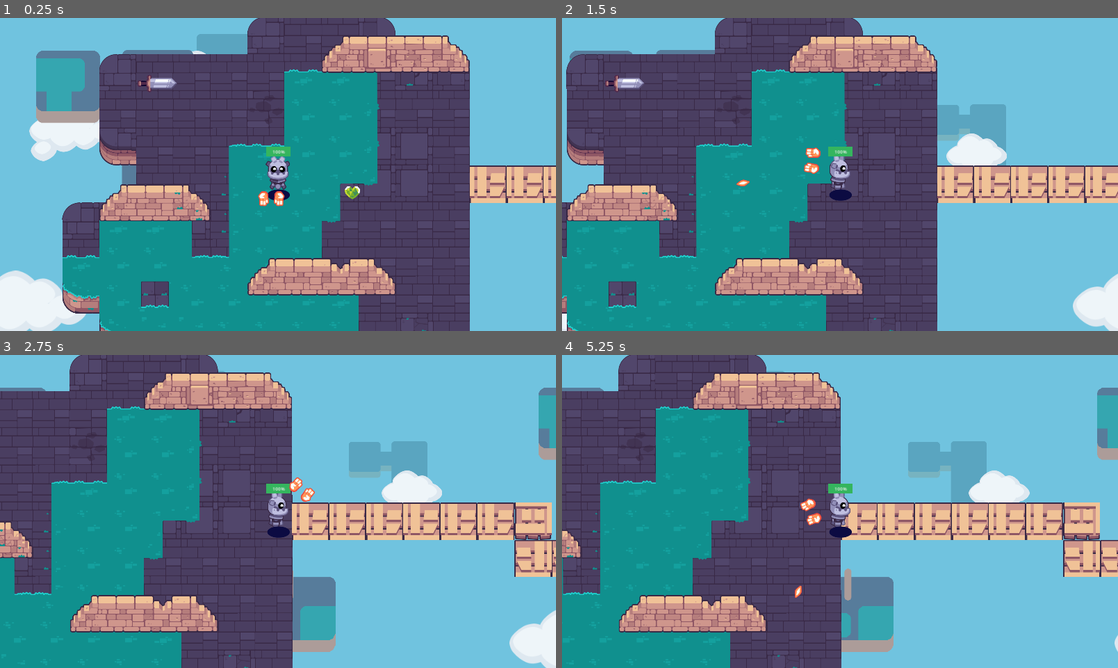
Above: before the commit, frames 1-4 (two rows, left to right).
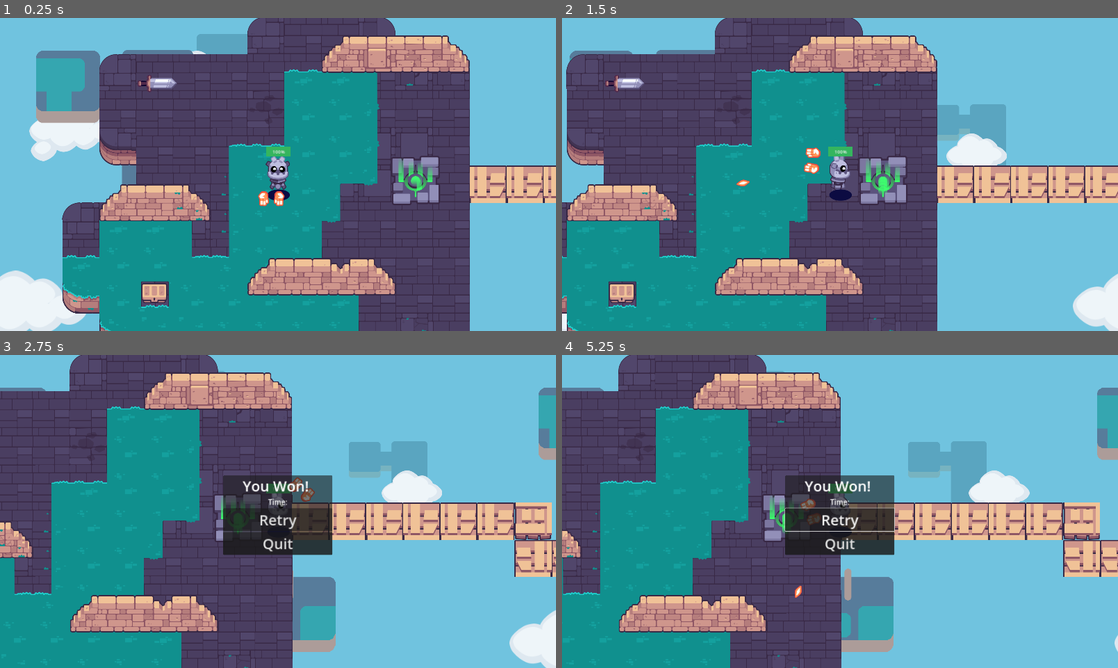
Above: after the commit, the same moments.

Repository: EricCa1/Path-of-Sorcerers
Game: Godot game, scene res://node_2d.tscn
Same seed, same stepped clock (60 frames per second), same inputs: the game is played once before the commit and once after it. The project has no main scene, so this scene is started directly.
Inputs (mouse positions are in pixels of both pictures, inside the frame that each line leads up to):
- Up to frame 1 (0.25 s): no input
- Up to frame 2 (1.5 s): tap Enter at 0.5 s; move the mouse to (962, 158) at 0.52 s; hold D (Move_Right) 0.53-1.25 s; hold E (interact) 0.53-1.25 s; click (962, 158) at 0.67 s; tap Space at 0.77 s; drag from (728, 190) to (628, 83) at 1.27 s
- Up to frame 3 (2.75 s): move the mouse to (333, 442) at 2.02 s; hold D (Move_Right) from 2.03 s (still down); hold E (interact) from 2.03 s (still down); click (333, 442) at 2.1 s
- Up to frame 4 (5.25 s): release D (Move_Right) at 2.75 s; release E (interact) at 2.75 s; click (840, 520) at 2.75 s, where only the run after the commit has a clickable "Retry"; click (840, 520) at 3.5 s, where only the run after the commit has a clickable "Retry"; click (840, 520) at 4.25 s, where only the run after the commit has a clickable "Retry"; drag from (812, 574) to (673, 464) at 5.02 s

The runs differ from the first frame. In frame 1, 1.4% of the frame differs, in the area x 25-80%, y 44-92%; in frame 2, 1.3%; in frame 3, 4.9%; in frame 4, 5.3%, in the area x 36-60%, y 38-64%.

Commit message:
L14 The teleporter
DIdn't finished when touching the teleporter it doens't pause the screen nor the timer works

Diff:
--- a/M10.twin_stick_workbook/Pickup.tscn
+++ b/M10.twin_stick_workbook/Pickup.tscn
@@ -22,4 +22,5 @@
 [node name="AudioStreamPlayer2D" type="AudioStreamPlayer2D" parent="."]
 
 [node name="Sprite2D" type="Sprite2D" parent="."]
+unique_name_in_owner = true
 texture = ExtResource("2_cxbje")
--- /dev/null
+++ b/M10.twin_stick_workbook/end_screen.gd
@@ -0,0 +1,39 @@
+extends Control
+
+var _start_time := Time.get_ticks_msec()
+
+@onready var _time_label: Label = %TimeLabel
+@onready var _retry_button: Button = %Retry
+@onready var _quit_button: Button = %Quit
+
+# Called when the node enters the scene tree for the first time.
+func open() -> void:
+	visible = true
+	_retry_button.pressed.connect(func () -> void:
+		get_tree().paused = true
+		get_tree().play_again_current_scene()
+	)
+	_quit_button.pressed.connect(get_tree().quit)
+
+
+
+
+	var end_time := Time.get_ticks_msec()
+	var total_time_msec := end_time - _start_time
+	var total_time_s := snappedf(total_time_msec / 1000.0, 0.1)
+	_time_label.text = "Time: " + str(total_time_s) + "s"
+
+
+
+# Called every frame. 'delta' is the elapsed time since the previous frame.
+func _process(delta: float) -> void:
+	pass
+
+
+func _on_play_again_pressed() -> void:
+	get_tree().paused = false
+	get_tree().reload_current_scene()
+
+
+func _on_quit_pressed() -> void:
+	get_tree().quit
--- /dev/null
+++ b/M10.twin_stick_workbook/end_screen.tscn
@@ -0,0 +1,59 @@
+[gd_scene load_steps=2 format=3 uid="uid://3r00behyb1q3"]
+
+[ext_resource type="Script" path="res://end_screen.gd" id="1_byhm6"]
+
+[node name="EndScreen" type="Control"]
+process_mode = 3
+layout_mode = 3
+anchors_preset = 15
+anchor_right = 1.0
+anchor_bottom = 1.0
+grow_horizontal = 2
+grow_vertical = 2
+script = ExtResource("1_byhm6")
+
+[node name="PanelContainer" type="PanelContainer" parent="."]
+layout_mode = 1
+anchors_preset = 8
+anchor_left = 0.5
+anchor_top = 0.5
+anchor_right = 0.5
+anchor_bottom = 0.5
+offset_left = -189.0
+offset_top = -124.0
+offset_right = 188.0
+offset_bottom = 150.0
+grow_horizontal = 2
+grow_vertical = 2
+
+[node name="VBoxContainer" type="VBoxContainer" parent="PanelContainer"]
+layout_mode = 2
+
+[node name="YouWon" type="Label" parent="PanelContainer/VBoxContainer"]
+unique_name_in_owner = true
+layout_mode = 2
+theme_override_font_sizes/font_size = 50
+text = "You Won! "
+horizontal_alignment = 1
+
+[node name="TimeLabel" type="Label" parent="PanelContainer/VBoxContainer"]
+unique_name_in_owner = true
+layout_mode = 2
+theme_override_font_sizes/font_size = 25
+text = "Time:
+"
+horizontal_alignment = 1
+
+[node name="Retry" type="Button" parent="PanelContainer/VBoxContainer"]
+unique_name_in_owner = true
+layout_mode = 2
+theme_override_font_sizes/font_size = 50
+text = "Retry
+"
+
+[node name="Quit" type="Button" parent="PanelContainer/VBoxContainer"]
+unique_name_in_owner = true
+layout_mode = 2
+theme_override_font_sizes/font_size = 50
+text = "Quit
+"
--- /dev/null
+++ b/M10.twin_stick_workbook/node_2d.gd
@@ -0,0 +1,23 @@
+extends Node2D
+
+@onready var _teleporter: Area2D = %Teleporter
+@onready var _end_screen: Control = $CanvasLayer/EndScreen
+
+
+# Called when the node enters the scene tree for the first time.
+#func _ready() -> void:
+	# _teleporter.body_entered.connect(func (body: Node) -> void:
+		#if body is Player:
+			#_end_screen.open()
+	#)
+
+
+
+func _process(delta: float) -> void:
+	pass
+
+
+func _on_teleporter_body_entered(body: Node2D) -> void:
+	if body is Player:
+		_end_screen.visible = true
+		get_tree().paused = false
--- a/M10.twin_stick_workbook/node_2d.tscn
+++ b/M10.twin_stick_workbook/node_2d.tscn
@@ -1,6 +1,7 @@
-[gd_scene load_steps=11 format=4 uid="uid://c1kguow7e8smy"]
+[gd_scene load_steps=14 format=4 uid="uid://c1kguow7e8smy"]
 
 [ext_resource type="PackedScene" uid="uid://cu2rb5dl4ljte" path="res://levels/rooms/room_a.tscn" id="1_k4yer"]
+[ext_resource type="Script" path="res://node_2d.gd" id="1_m2cjm"]
 [ext_resource type="PackedScene" uid="uid://blwwx63im4rx6" path="res://player.tscn" id="2_cbcdw"]
 [ext_resource type="PackedScene" uid="uid://wdey00p3syru" path="res://levels/background/background_blue_sky.tscn" id="2_v1n86"]
 [ext_resource type="PackedScene" uid="uid://ctmjg4lj0jdr1" path="res://mob.tscn" id="3_54dcs"]
@@ -10,16 +11,22 @@
 [ext_resource type="PackedScene" uid="uid://dgayuh42w4v6u" path="res://levels/rooms/room_b.tscn" id="9_wpwd7"]
 [ext_resource type="PackedScene" uid="uid://cq0mmphkbrvmm" path="res://levels/rooms/room_c.tscn" id="10_ithcb"]
 [ext_resource type="PackedScene" uid="uid://dlxjrgals3rg2" path="res://levels/invisible_walls.tscn" id="10_uxvq7"]
+[ext_resource type="PackedScene" uid="uid://dbkbaf2uodvrx" path="res://teleporter.tscn" id="13_d4lti"]
+[ext_resource type="PackedScene" uid="uid://3r00behyb1q3" path="res://end_screen.tscn" id="13_dhwif"]
 
 [node name="Node_2d" type="Node2D"]
+script = ExtResource("1_m2cjm")
 
 [node name="RoomA" parent="." instance=ExtResource("1_k4yer")]
+
+[node name="Player" parent="." instance=ExtResource("2_cbcdw")]
+top_level = true
+position = Vector2(746, 542)
 
 [node name="Pickup" parent="." instance=ExtResource("4_53x4k")]
 position = Vector2(1003, 605)
 
 [node name="Chest" parent="." instance=ExtResource("5_horpl")]
-visible = false
 position = Vector2(315, 945)
 
 [node name="Bridges" parent="." instance=ExtResource("7_us808")]
@@ -32,9 +39,6 @@
 position = Vector2(2176, -2264)
 
 [node name="BackgroundBlueSky" parent="." instance=ExtResource("2_v1n86")]
-
-[node name="Player" parent="." instance=ExtResource("2_cbcdw")]
-position = Vector2(746, 542)
 
 [node name="Mob" parent="." instance=ExtResource("3_54dcs")]
 position = Vector2(295, 231)
@@ -100,8 +104,17 @@
 [node name="Mob11" parent="." instance=ExtResource("3_54dcs")]
 position = Vector2(2680, -1168)
 
-[node name="Mob12" parent="." instance=ExtResource("3_54dcs")]
-position = Vector2(2664, -1632)
-
 [node name="Mob13" parent="." instance=ExtResource("3_54dcs")]
 position = Vector2(3360, -680)
+
+[node name="Teleporter" parent="." instance=ExtResource("13_d4lti")]
+unique_name_in_owner = true
+position = Vector2(1221, 563)
+
+[node name="CanvasLayer" type="CanvasLayer" parent="."]
+
+[node name="EndScreen" parent="CanvasLayer" instance=ExtResource("13_dhwif")]
+visible = false
+top_level = true
+
+[connection signal="body_entered" from="Teleporter" to="." method="_on_teleporter_body_entered"]
--- /dev/null
+++ b/M10.twin_stick_workbook/teleporter.tscn
@@ -0,0 +1,29 @@
+[gd_scene load_steps=6 format=3 uid="uid://dbkbaf2uodvrx"]
+
+[ext_resource type="Texture2D" uid="uid://cwurq7yvv5xdu" path="res://teleporter/teleporter_base.png" id="1_cw2mm"]
+[ext_resource type="Texture2D" uid="uid://cb5e2w7i8756i" path="res://teleporter/teleporter_beam_green.png" id="2_tmgvw"]
+[ext_resource type="Texture2D" uid="uid://bvq8qshecx2by" path="res://teleporter/teleporter_particle_green.png" id="3_pv4aa"]
+
+[sub_resource type="RectangleShape2D" id="RectangleShape2D_1ttcm"]
+size = Vector2(137.5, 123)
+
+[sub_resource type="ParticleProcessMaterial" id="ParticleProcessMaterial_lp2i8"]
+particle_flag_disable_z = true
+gravity = Vector3(0, 98, 0)
+
+[node name="Teleporter" type="Area2D"]
+
+[node name="TeleporterBase" type="Sprite2D" parent="."]
+texture = ExtResource("1_cw2mm")
+
+[node name="TeleporterBeanGreen" type="Sprite2D" parent="."]
+texture = ExtResource("2_tmgvw")
+
+[node name="CollisionShape2D" type="CollisionShape2D" parent="."]
+position = Vector2(1, -4)
+shape = SubResource("RectangleShape2D_1ttcm")
+
+[node name="GPUParticles2D" type="GPUParticles2D" parent="."]
+amount = 6
+process_material = SubResource("ParticleProcessMaterial_lp2i8")
+texture = ExtResource("3_pv4aa")
